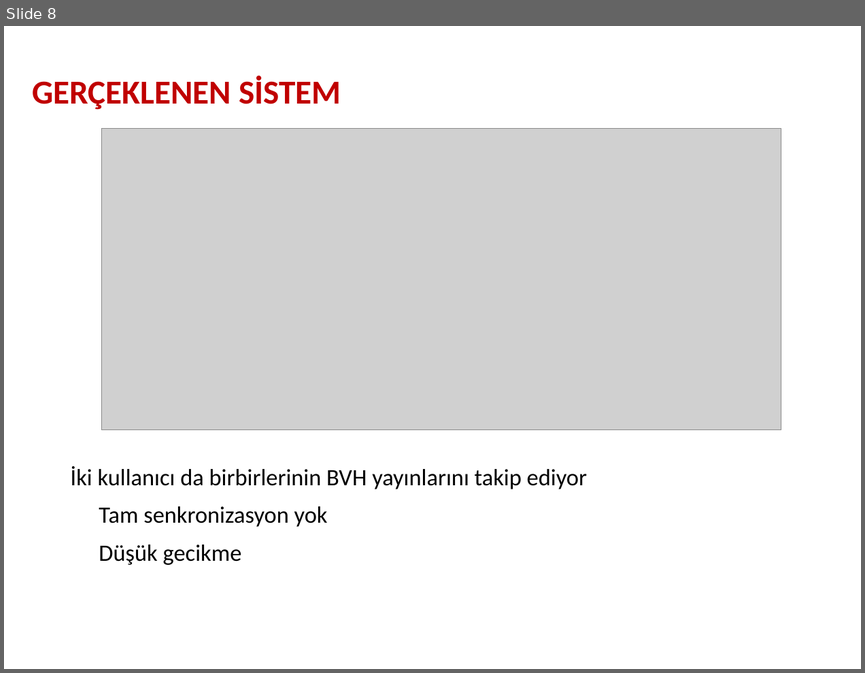
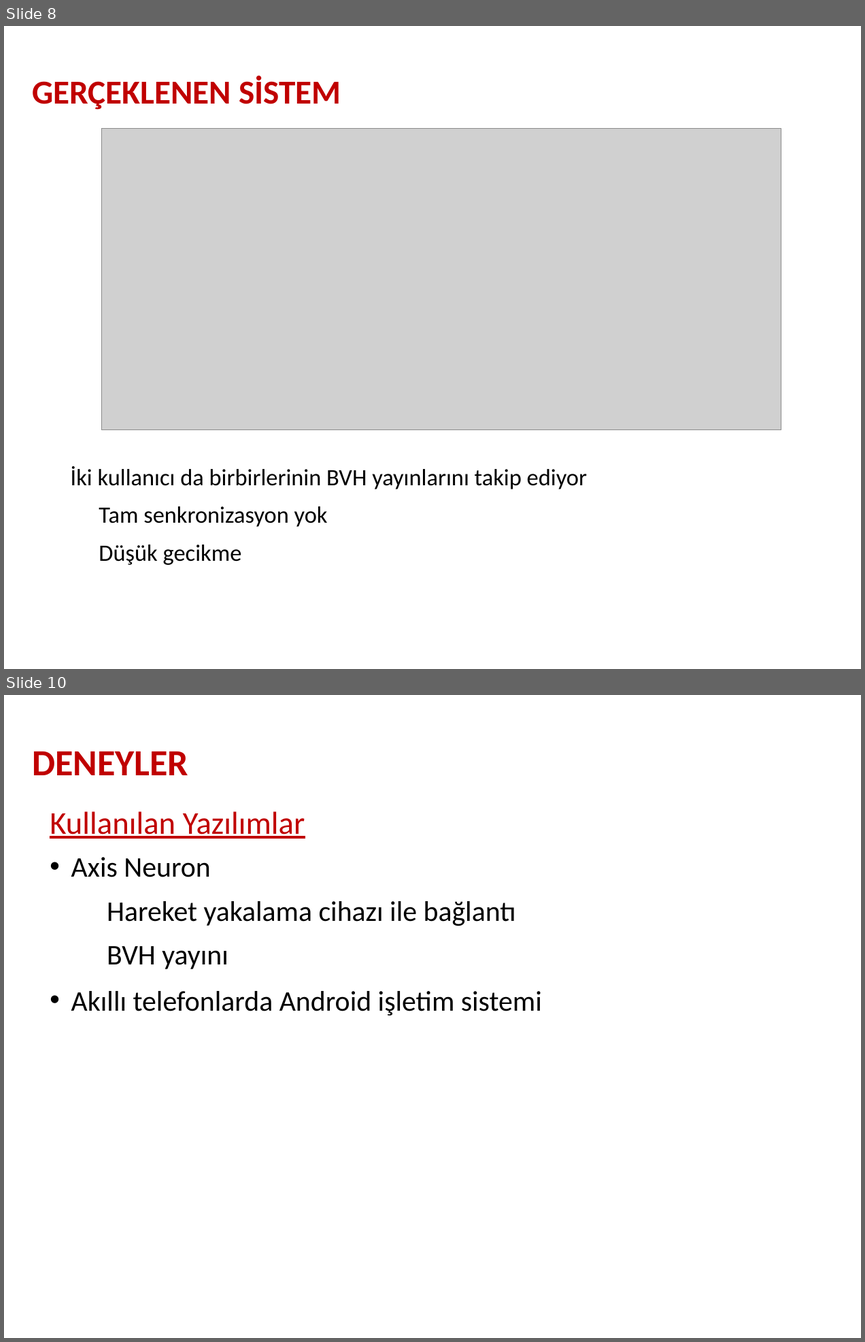
Before and after one commit to umutyazgan/unity-network-mocap, a slide deck: sunum.odp. Shown one above the other, each under a label of ours: slide 8 before the commit, slides 8 and 10 after it; the slides between them are not shown. The pictures are 865x673 and 865x1342 pixels, drawn with LibreOffice and Linux fonts; fonts in the diff are those of the drawing; grey boxes stand for pictures; background and template pictures are left out. Boxes give left, top, right and bottom in pixels: in the first picture for what was removed or moved away, otherwise in the second. Text is boxed around its words. In the diff, an @@ line names an element or a change of style, - is before the commit and + after.

```diff
--- a/sunum.odp
+++ b/sunum.odp
@@ slide 10 added at (x1=4, y1=695, x2=861, y2=1338), background picture (left out) @@
@@ text added at (x1=32, y1=751, x2=188, y2=775), 44 pt, text #C00000, bold @@
+DENEYLER
@@ text added at (x1=50, y1=811, x2=542, y2=1015), 34 pt, text #000000 @@
+Kullanılan Yazılımlar
+• Axis Neuron
+  − Hareket yakalama cihazı ile bağlantı
+  − BVH yayını
+• Akıllı telefonlarda Android işletim sistemi
```
Also in this commit, not shown: 5 slides changed, 4 other slides added, 5 slides removed.
